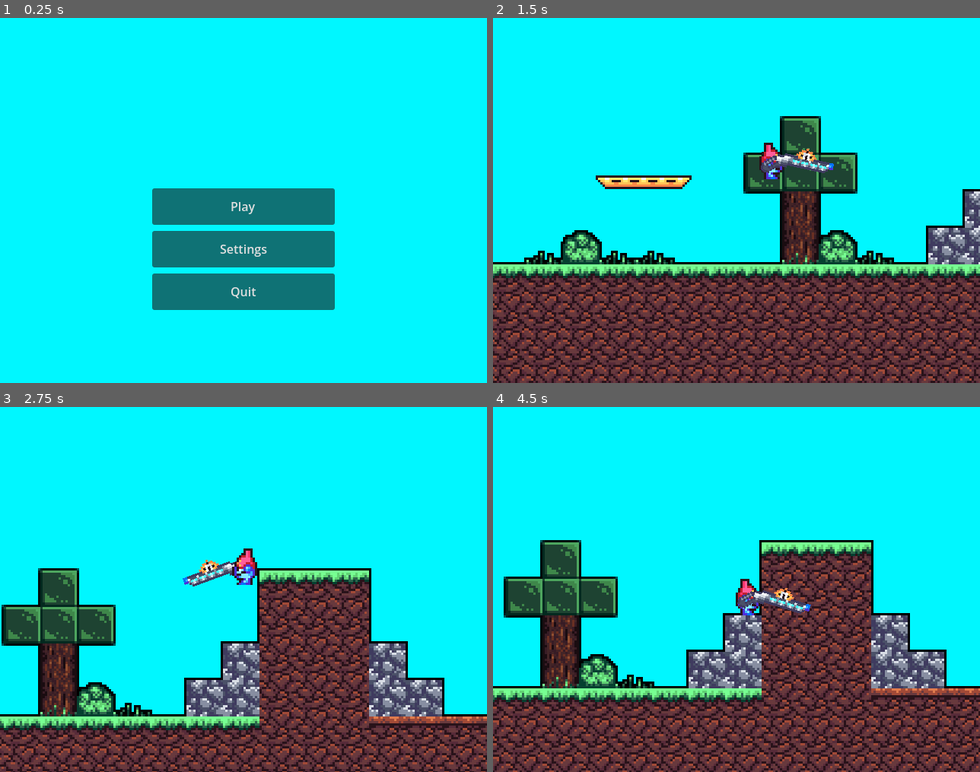
Above: before the commit, frames 1-4 (two rows, left to right).
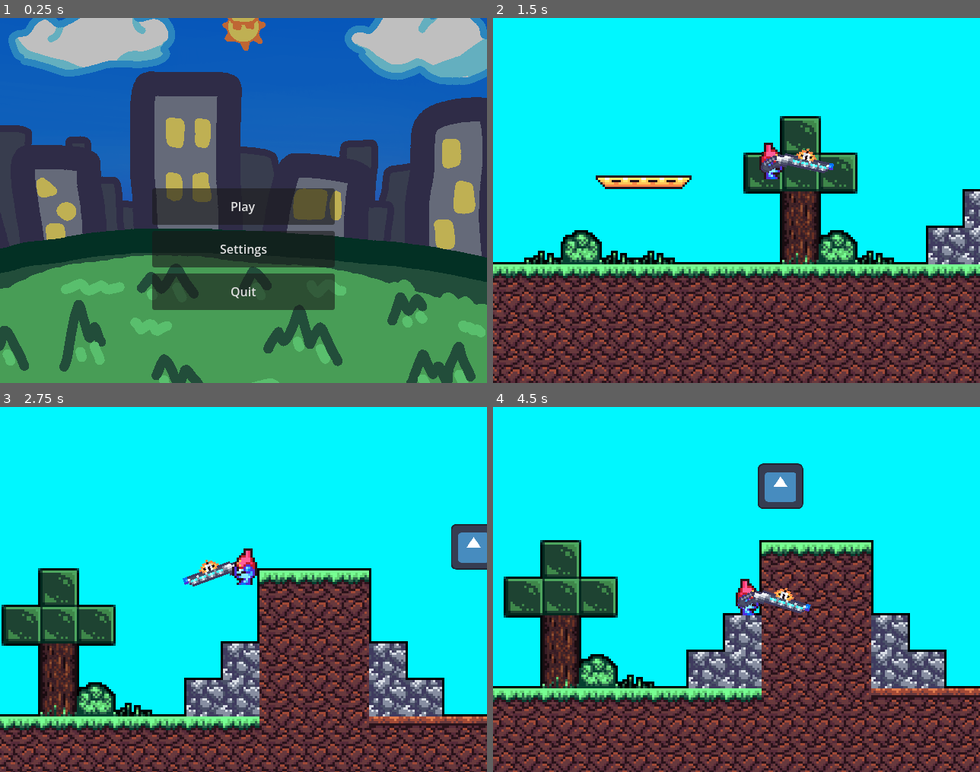
Above: after the commit, the same moments.

Repository: goobdevTM/timegamejam
Game: Godot game, scene res://scenes/menu.tscn
The game is run twice, just before and just after one commit, with the same random seed, the same clock (stepped at 60 frames per second) and the same inputs. The engine's default icon, where the game draws it, is replaced by a stand-in: a white triangle on a blue panel in a dark square.
Inputs (mouse positions are in pixels of both pictures, inside the frame that each line leads up to):
- Up to frame 1 (0.25 s): no input
- Up to frame 2 (1.5 s): click "Play" at 0.5 s; move the mouse to (843, 182) at 1.27 s; hold D (right) from 1.28 s (still down); hold Space (jump) from 1.28 s (still down)
- Up to frame 3 (2.75 s): keep holding D (right); move the mouse to (146, 607) at 2.02 s; release Space (jump) at 2.03 s; click (146, 607) at 2.1 s; tap Space (jump) at 2.27, 2.3, 2.57 s
- Up to frame 4 (4.5 s): move the mouse to (785, 509) at 2.77 s; release D (right) at 2.78 s; hold A (left) 2.78-3.53 s; hold Space (jump) 2.78-3.53 s; move the mouse to (712, 662) at 3.52 s; hold D (right) from 3.53 s (still down); click (712, 662) at 3.6 s; tap Space (jump) at 3.77, 3.8, 4.07 s; move the mouse to (882, 644) at 4.27 s; hold Space (jump) from 4.28 s (still down)

The runs differ from the first frame. In frame 1, 100% of the frame differs, in the area x 0-100%, y 0-100%; in frame 2, nothing differs; in frame 3, 0.9%; in frame 4, 1.2%.

Commit message:
fix abysml enemy ai

Diff:
--- a/scenes/enemy_basic.tscn
+++ b/scenes/enemy_basic.tscn
@@ -5,10 +5,14 @@
 
 [sub_resource type="CircleShape2D" id="CircleShape2D_m22yf"]
 
+[sub_resource type="RectangleShape2D" id="RectangleShape2D_g5mps"]
+size = Vector2(10, 20)
+
 [sub_resource type="CircleShape2D" id="CircleShape2D_g5mps"]
 radius = 11.045361
 
-[node name="enemy" type="CharacterBody2D" unique_id=597327419]
+[node name="Enemy" type="CharacterBody2D" unique_id=597327419]
+collision_layer = 4
 script = ExtResource("1_g5mps")
 
 [node name="Icon" type="Sprite2D" parent="." unique_id=1904577492]
@@ -18,10 +22,33 @@
 [node name="CollisionShape2D" type="CollisionShape2D" parent="." unique_id=1391522596]
 shape = SubResource("CircleShape2D_m22yf")
 
-[node name="RayCast2D" type="RayCast2D" parent="." unique_id=1183846761]
+[node name="Raycasts" type="Node2D" parent="." unique_id=1168986840]
+
+[node name="RayCast2D" type="RayCast2D" parent="Raycasts" unique_id=1183846761]
 position = Vector2(10, 0)
+target_position = Vector2(0, 32)
+
+[node name="RayCast2D2" type="RayCast2D" parent="Raycasts" unique_id=2005212678]
+position = Vector2(10, -40)
+target_position = Vector2(4, 0)
+
+[node name="RayCast2D3" type="RayCast2D" parent="Raycasts" unique_id=851217114]
+position = Vector2(10, -17)
+target_position = Vector2(4, 0)
+
+[node name="Area2D" type="Area2D" parent="Raycasts" unique_id=752372875]
+collision_layer = 4
+
+[node name="CollisionShape2D" type="CollisionShape2D" parent="Raycasts/Area2D" unique_id=2086595966]
+position = Vector2(15, 0)
+shape = SubResource("RectangleShape2D_g5mps")
 
 [node name="Hitbox" type="Area2D" parent="." unique_id=775336507]
+collision_layer = 4
+collision_mask = 2
 
 [node name="CollisionShape2D" type="CollisionShape2D" parent="Hitbox" unique_id=483630464]
 shape = SubResource("CircleShape2D_g5mps")
+
+[connection signal="body_entered" from="Raycasts/Area2D" to="." method="_on_wall_body_entered"]
+[connection signal="body_exited" from="Raycasts/Area2D" to="." method="_on_wall_body_exited"]
--- a/scenes/game.tscn
+++ b/scenes/game.tscn
@@ -121,6 +121,7 @@
 
 [node name="Player" type="CharacterBody2D" parent="." unique_id=1428691781]
 position = Vector2(0, -8)
+collision_layer = 2
 script = ExtResource("1_lbhrr")
 
 [node name="Sprite" type="AnimatedSprite2D" parent="Player" unique_id=1987527240]
@@ -141,6 +142,8 @@
 flip_v = true
 
 [node name="Hitbox" type="Area2D" parent="Player" unique_id=706311321]
+collision_layer = 2
+collision_mask = 4
 
 [node name="CollisionShape2D" type="CollisionShape2D" parent="Player/Hitbox" unique_id=1142795423]
 shape = SubResource("CircleShape2D_0tnpc")
--- a/scenes/menu.tscn
+++ b/scenes/menu.tscn
@@ -2,6 +2,7 @@
 
 [ext_resource type="Script" uid="uid://bfgkqsqks7y6" path="res://scripts/menu.gd" id="1_vjb58"]
 [ext_resource type="Script" uid="uid://p7rajw26aq2o" path="res://scripts/button_animations.gd" id="1_yqeox"]
+[ext_resource type="Texture2D" uid="uid://bxor06fjke8xr" path="res://assets/sprites/menu_background.png" id="3_con2f"]
 
 [node name="Menu" type="Control" unique_id=1424078367]
 layout_mode = 3
@@ -11,6 +12,20 @@
 grow_horizontal = 2
 grow_vertical = 2
 script = ExtResource("1_vjb58")
+
+[node name="MenuBackground" type="Sprite2D" parent="." unique_id=2048197295]
+position = Vector2(-32, -32)
+texture = ExtResource("3_con2f")
+centered = false
+
+[node name="ColorRect" type="ColorRect" parent="." unique_id=1293027270]
+layout_mode = 1
+anchors_preset = 15
+anchor_right = 1.0
+anchor_bottom = 1.0
+grow_horizontal = 2
+grow_vertical = 2
+color = Color(0, 0, 0, 0.2509804)
 
 [node name="VBoxContainer" type="VBoxContainer" parent="." unique_id=361824570]
 layout_mode = 1
@@ -49,4 +64,7 @@
 
 [node name="HoverSound" type="AudioStreamPlayer" parent="UISounds" unique_id=71534981]
 
+[node name="Camera2D" type="Camera2D" parent="." unique_id=2042845356]
+position = Vector2(320, 240)
+
 [connection signal="pressed" from="VBoxContainer/Button" to="." method="_on_button_pressed"]
--- a/scripts/enemy_basic.gd
+++ b/scripts/enemy_basic.gd
@@ -1,11 +1,23 @@
 extends CharacterBody2D
 
-@onready var raycast: RayCast2D = $RayCast2D
+class_name Enemy
 
-const SPEED = 300.0
-const JUMP_VELOCITY = -400.0
+@onready var ground_raycast: RayCast2D = $Raycasts/RayCast2D
+@onready var above_raycast: RayCast2D = $Raycasts/RayCast2D2
+@onready var short_above_raycast: RayCast2D = $Raycasts/RayCast2D3
+@onready var detect_wall: Area2D = $Raycasts/Area2D
+@onready var player: Player = $"../Player"
+@onready var raycasts: Node2D = $Raycasts
 
-var damage = 5
+
+@export var SPEED : float = 80.0
+const JUMP_VELOCITY : float = -220.0
+const SHORT_JUMP_VELOCITY : float = -150.0
+
+@export var damage : float = 5
+@export var can_jump : bool = true
+var direction : float = 0
+var walls : int = 0
 
 func _physics_process(delta: float) -> void:
 	# Add the gravity.
@@ -13,15 +25,39 @@
 		velocity += get_gravity() * delta
 
 	# Handle jump.
-	if randi_range(1, 200) == 14:
-		velocity.y = JUMP_VELOCITY / 5
+	ground_raycast.force_raycast_update()
+	above_raycast.force_raycast_update()
+	if can_jump:
+		if is_on_floor() and (not ground_raycast.is_colliding() or (walls > 0 and (not above_raycast.is_colliding() or (not short_above_raycast.is_colliding()))) or (abs(global_position.x - player.global_position.x) < 20)):
+			if not short_above_raycast.is_colliding() and not (abs(global_position.x - player.global_position.x) < 20) and ground_raycast.is_colliding():
+				velocity.y = SHORT_JUMP_VELOCITY
+			else:
+				velocity.y = JUMP_VELOCITY
 
 	# Get the input direction and handle the movement/deceleration.
 	# As good practice, you should replace UI actions with custom gameplay actions.
-	var direction = randi_range(-5, 5)
-	if direction == 5:
-		velocity.x = direction * SPEED
+	if global_position.distance_to(player.global_position) <= 180:
+		if player.global_position.x > global_position.x:
+			direction = 1
+		else:
+			direction = -1
 	else:
-		velocity.x = move_toward(velocity.x, 0, SPEED)
+		direction = 0
+	if direction:
+		if direction > 0:
+			raycasts.scale.x = 1
+		else:
+			raycasts.scale.x = -1
+		velocity.x = lerp(velocity.x, direction * SPEED, delta * 12)
+	else:
+		velocity.x = lerp(velocity.x, 0.0, delta * 8)
 
 	move_and_slide()
+
+
+func _on_wall_body_entered(body: Node2D) -> void:
+	walls += 1
+
+
+func _on_wall_body_exited(body: Node2D) -> void:
+	walls -= 1
--- a/scripts/menu.gd
+++ b/scripts/menu.gd
@@ -1,15 +1,13 @@
 extends Control
 
-
-# Called when the node enters the scene tree for the first time.
-func _ready() -> void:
-	pass # Replace with function body.
+@onready var menu_background: Sprite2D = $MenuBackground
 
 
 # Called every frame. 'delta' is the elapsed time since the previous frame.
 func _process(delta: float) -> void:
-	pass
-
+	menu_background.position = lerp(menu_background.position, ((Vector2(320, 240) - get_global_mouse_position()) / 32) - Vector2(32, 32), delta * 4)
+	menu_background.position.x = clamp(menu_background.position.x, -32, 0)
+	menu_background.position.y = clamp(menu_background.position.y, -32, 0)
 
 func _on_button_pressed() -> void:
 	get_tree().change_scene_to_file("res://scenes/game.tscn")
--- a/scripts/player.gd
+++ b/scripts/player.gd
@@ -100,8 +100,14 @@
 	move_and_slide()
 
 
+func take_damage(from : Enemy) -> void:
+	health -= from.damage
+	if health <= 0:
+		die()
+
 func _on_hitbox_area_entered(area: Area2D) -> void:
-	health -= area.get_parent().damage
+	if area.get_parent() is Enemy:
+		take_damage(area.get_parent())
 
 func die():
 	position = Vector2(0, 0)
Binary file added: assets/sprites/menu_background.png
Not shown, added: assets/sprites/menu_background.png.import
Not shown: 1 places in scenes/game.tscn that only renumber resources
